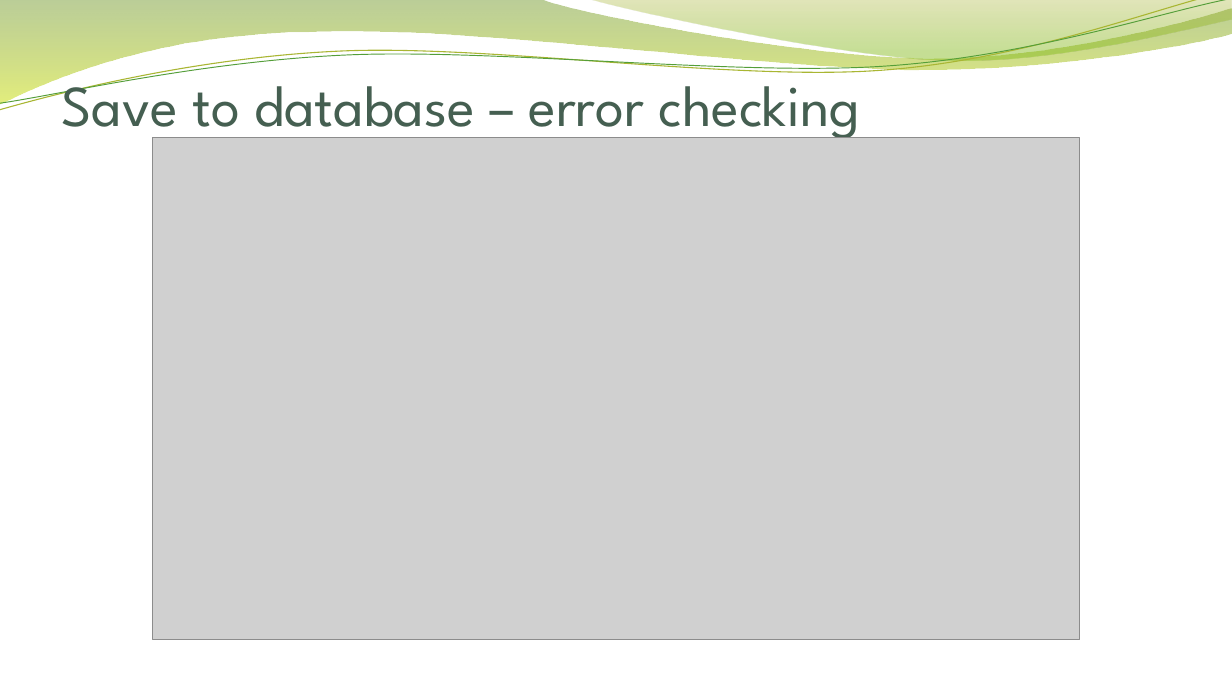
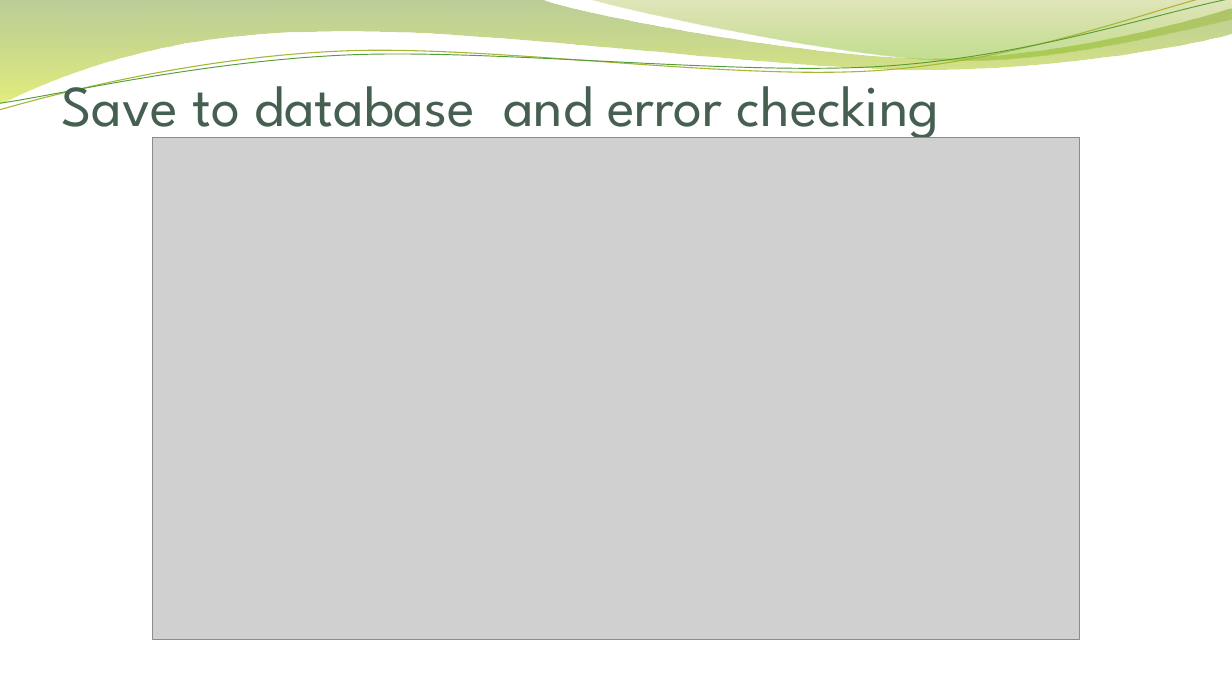
Before and after one commit to QianGaoProject/php, a slide deck: slide 3 of presentation/easy move_DF.pptx. Drawn at 1232x693 pixels with LibreOffice and Linux fonts; fonts in the diff are those of the drawing; grey boxes stand for pictures; background and template pictures are left out. Boxes give left, top, right and bottom in pixels: in the first picture for what was removed or moved away, otherwise in the second. Text is boxed around its words. In the diff, an @@ line names an element or a change of style, - is before the commit and + after.

```diff
--- a/presentation/easy move_DF.pptx
+++ b/presentation/easy move_DF.pptx
@@ title at [62, 68, 939, 144]: text changed @@
-Save to database – error checking
+Save to database and error checking
```
Also in this commit, not shown: 1 other slide changed, 4 slides added.
